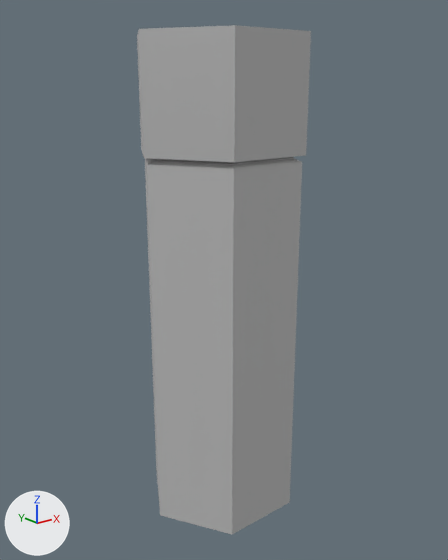
A saved change to the FBX model Assets/3D Assets/bad/Putzmittel 2.fbx.
Rendered twice from a 50 mm camera at (-0.179, -0.227, 0.207) aimed at (0.002, -0.001, 0.117). Every picture has the same lights, and +X, +Y and +Z are marked at lower left.

Names of what the first picture shows: 'Putzmittel 2'.
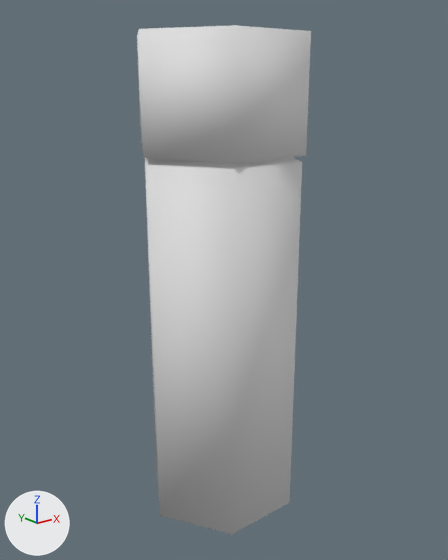
Where the change shows, as pixel boxes (x1, y1, x2, y2) in the pictures (448 x 560 px):
```json
{"object": "Putzmittel 2", "change": "recoloured, shading changed", "before": [137, 25, 311, 534], "after": [137, 25, 311, 534]}
```

Edits to the scene script, one JSON object a line:
```json
{"op": "add", "block": "mat_material_putzmittel_2", "code": ["mat_material_putzmittel_2 = principled_material('Material.Putzmittel 2')", "mat_material_putzmittel_2.base_color = (0.8, 0.8, 0.8)  # white #e7e7e7", "mat_material_putzmittel_2.roughness = 0.69"]}
{"block": "me_untitled_005", "where": "me_untitled_005.from_pydata(...)  # 37 vertices, 34 faces; spans x -0.04..0.04, y -0.035..0.035, z 0.0..0.228"}
{"block": "me_untitled_005", "where": "# used by ob_putzmittel_2; location = (0.0, 0.0, 0.0)"}
{"op": "remove", "block": "me_untitled_005", "code": "me_untitled_005.materials.append(mat_lambert1_005)  # grey #bcbcbc"}
{"block": "me_untitled_005", "change": "me_untitled_005 part 1: edges marked sharp go from 56 to 0"}
{"op": "add", "block": "me_untitled_005", "code": "me_untitled_005.materials.append(mat_material_putzmittel_2)  # white #e7e7e7"}
```
